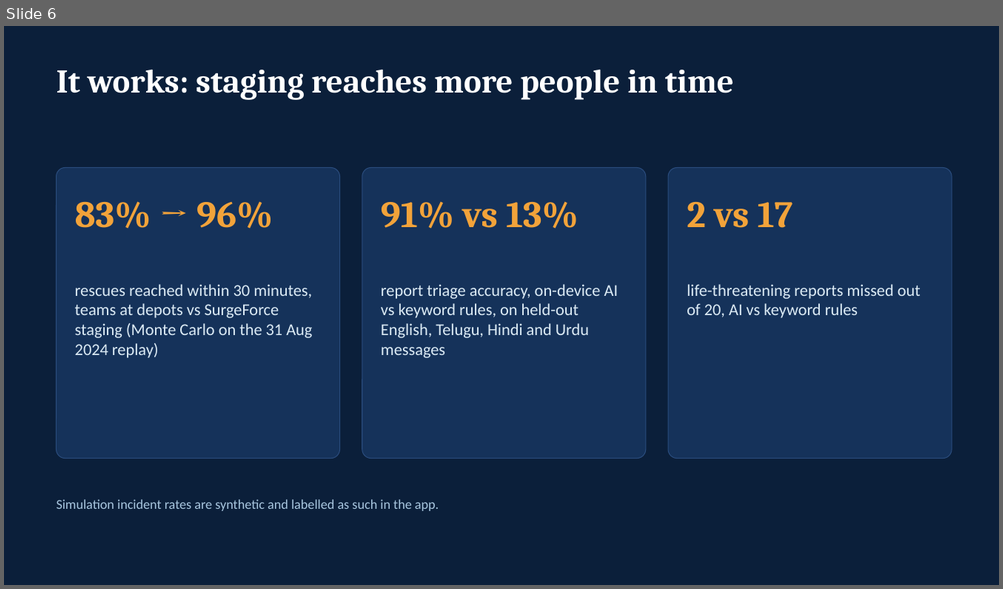
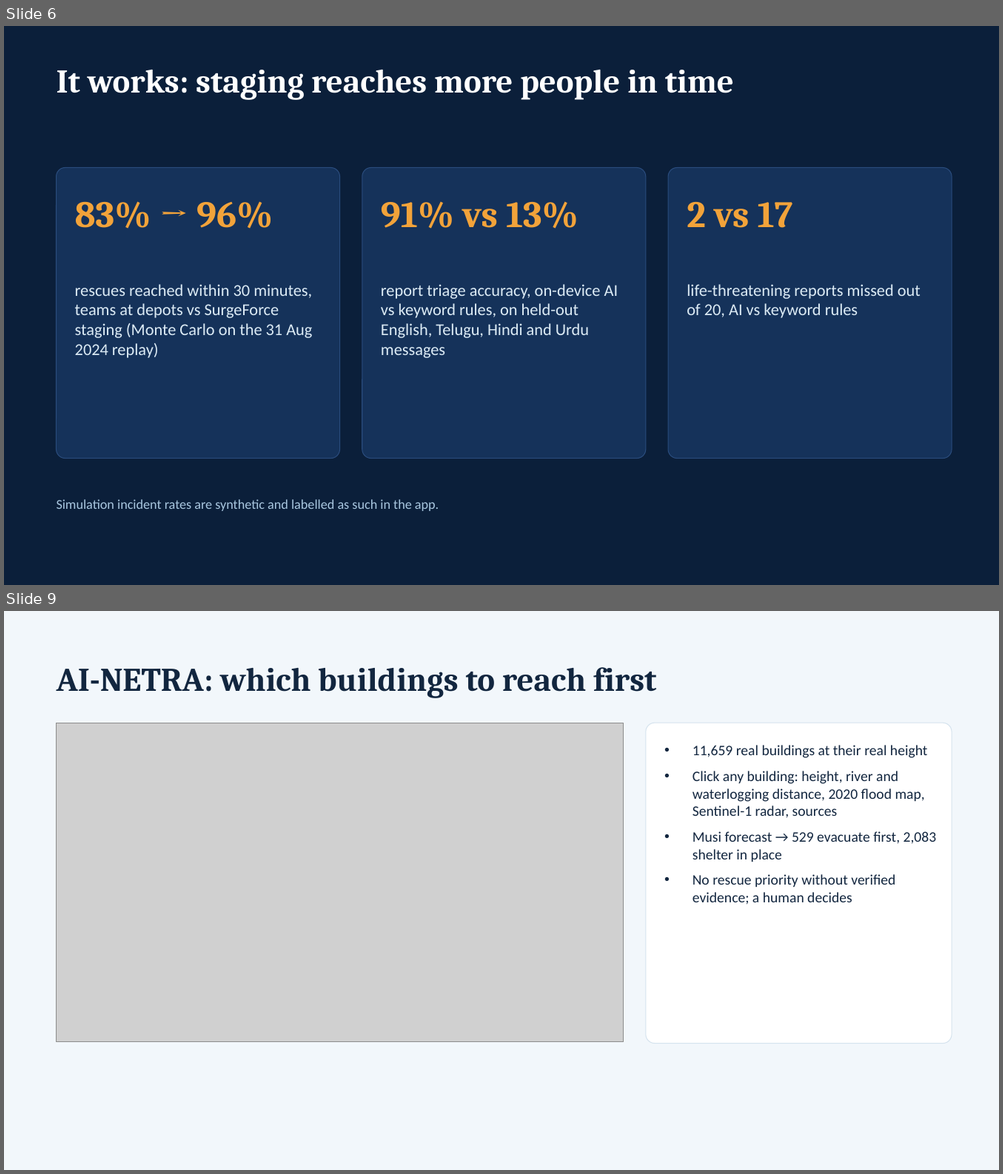
Before and after one commit to Rohanarekatla/CipherCop-2026, a slide deck: submission/CipherCop2026_AI-vengers_Presentation.pptx. Shown one above the other, each under a label of ours: slide 6 before the commit, slides 6 and 9 after it; the slides between them are not shown. The pictures are 1003x589 and 1003x1174 pixels, drawn with LibreOffice and Linux fonts; fonts in the diff are those of the drawing; grey boxes stand for pictures. Boxes give left, top, right and bottom in pixels: in the first picture for what was removed or moved away, otherwise in the second. Text is boxed around its words. In the diff, an @@ line names an element or a change of style, - is before the commit and + after.

Commit message:
Submission: deck with the merged product and screenshots, current dataset links

```diff
--- a/submission/CipherCop2026_AI-vengers_Presentation.pptx
+++ b/submission/CipherCop2026_AI-vengers_Presentation.pptx
@@ slide 9 added at [4, 611, 999, 1170], background #F2F7FB @@
@@ text added at [57, 667, 656, 698], 32 pt, text #12263F, bold @@
+AI-NETRA: which buildings to reach first
@@ picture added at [57, 723, 623, 1042] @@
@@ rounded rectangle added at [646, 723, 951, 1044], fill #FFFFFF, outline #D5E3EE 0.75 pt @@
@@ text added at [692, 745, 936, 905], 14 pt, text #12263F @@
+• 11,659 real buildings at their real height
+• Click any building: height, river and waterlogging distance, 2020 flood map, Sentinel-1 radar, sources
+• Musi forecast → 529 evacuate first, 2,083 shelter in place
+• No rescue priority without verified evidence; a human decides
```
Also in this commit, not shown: 4 slides changed, 1 other slide added, 4 other files.
